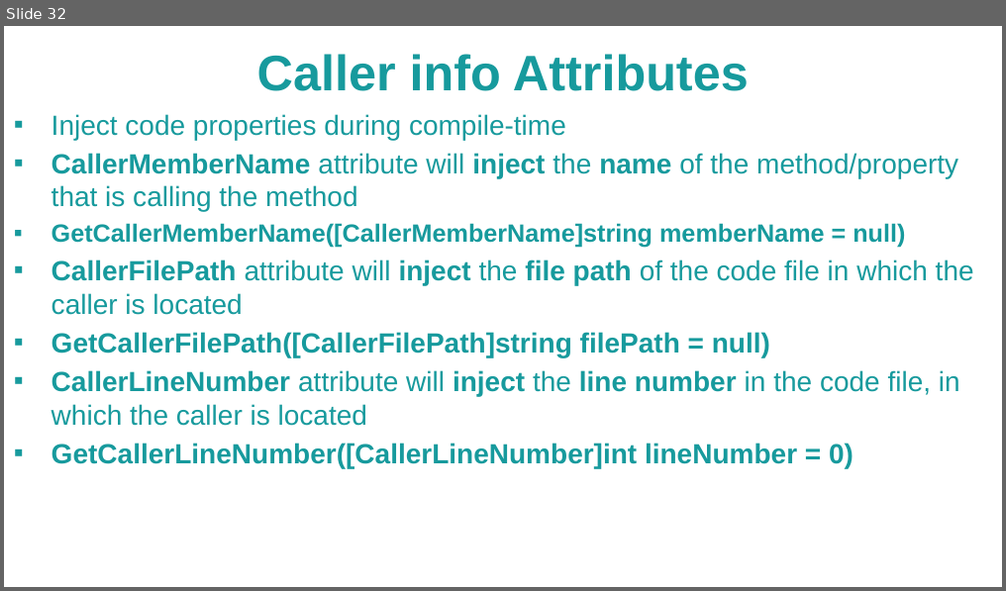
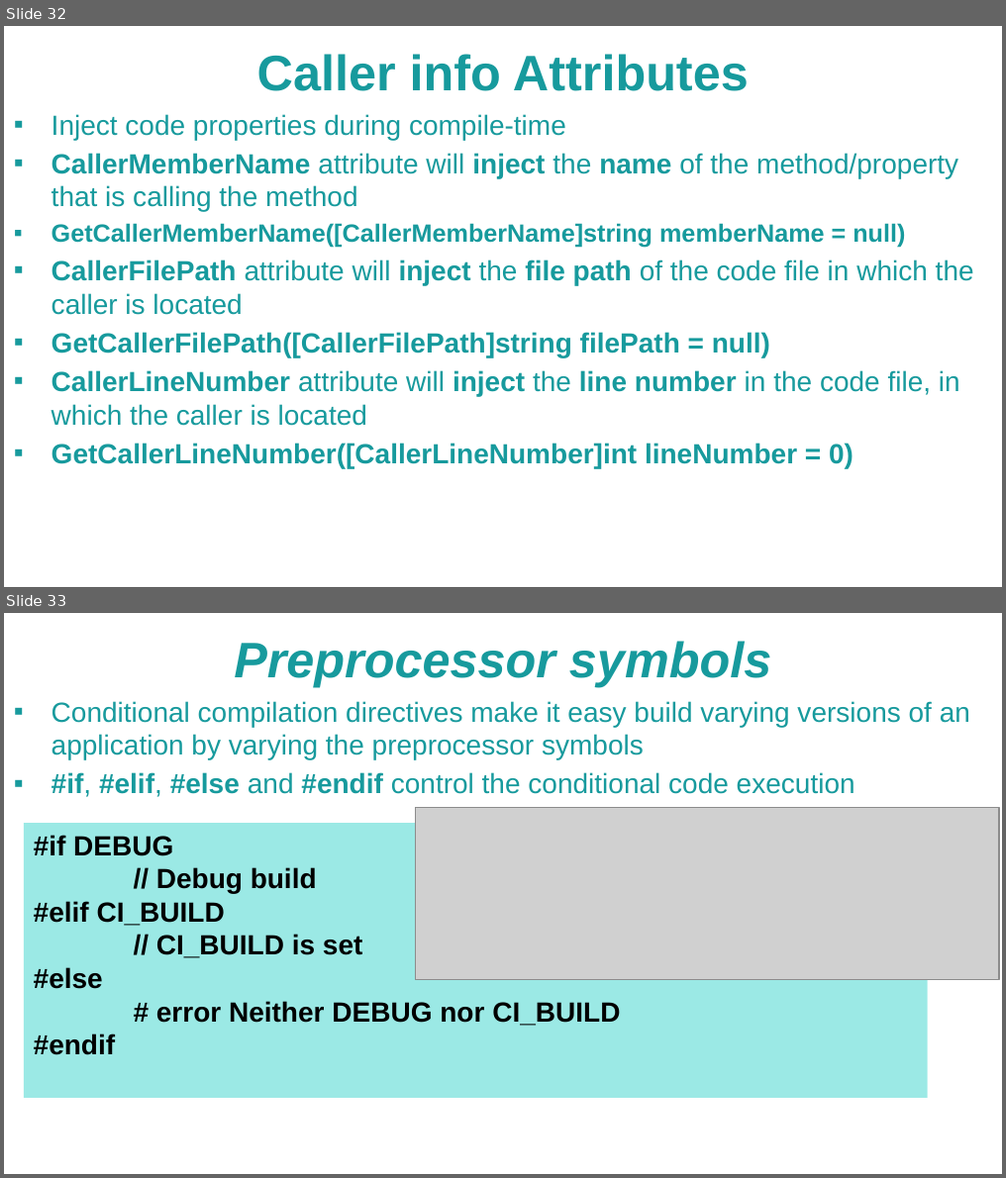
Before and after one commit to NaskoIT/CSharp-In-Depth, a slide deck: C# Tips and Tricks.pptx. Shown one above the other, each under a label of ours: slide 32 before the commit, slides 32 and 33 after it. The pictures are 1006x591 and 1006x1178 pixels, drawn with LibreOffice and Linux fonts; fonts in the diff are those of the drawing; grey boxes stand for pictures; background and template pictures are left out. Boxes give left, top, right and bottom in pixels: in the first picture for what was removed or moved away, otherwise in the second. Text is boxed around its words. In the diff, an @@ line names an element or a change of style, - is before the commit and + after.

Commit message:
Preprocessor Symbols

```diff
--- a/C# Tips and Tricks.pptx
+++ b/C# Tips and Tricks.pptx
@@ slide 33 added at bbox=[4, 613, 1002, 1174], background picture (left out) @@
@@ text added at bbox=[234, 641, 771, 687], 36 pt, text #179A9D, bold, italic @@
+Preprocessor symbols
@@ text added at bbox=[52, 701, 970, 797], 20 pt, text #179A9D @@
+▪ Conditional compilation directives make it easy build varying versions of an application by varying the preprocessor symbols
+▪ #if, #elif, #else and #endif control the conditional code execution
@@ picture added at bbox=[416, 808, 999, 979] @@
@@ rectangle added at bbox=[24, 823, 928, 1098], fill #38D4CD at 50% opacity, 20 pt, text #000000, bold @@
+#if DEBUG
+// Debug build
+#elif CI_BUILD
+// CI_BUILD is set
+#else
+# error Neither DEBUG nor CI_BUILD
+#endif
```
Also in this commit, not shown: 3 other files.
